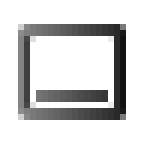
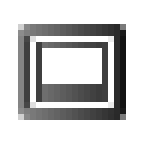
Layered file, before and after one edit (144px x 144px). Changes by layer:
added layer "Layer 34" above "Layer 32" over [36,42,108,102]
hid "Layer 5" over [36,42,108,102]
